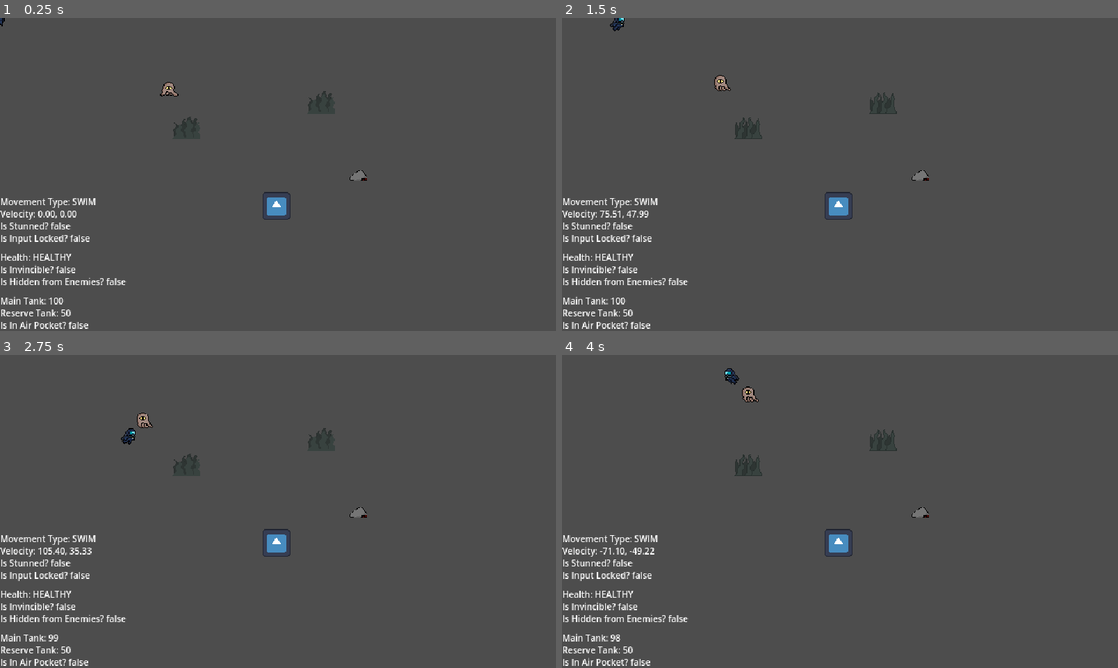
Above: before the commit, frames 1-4 (two rows, left to right).
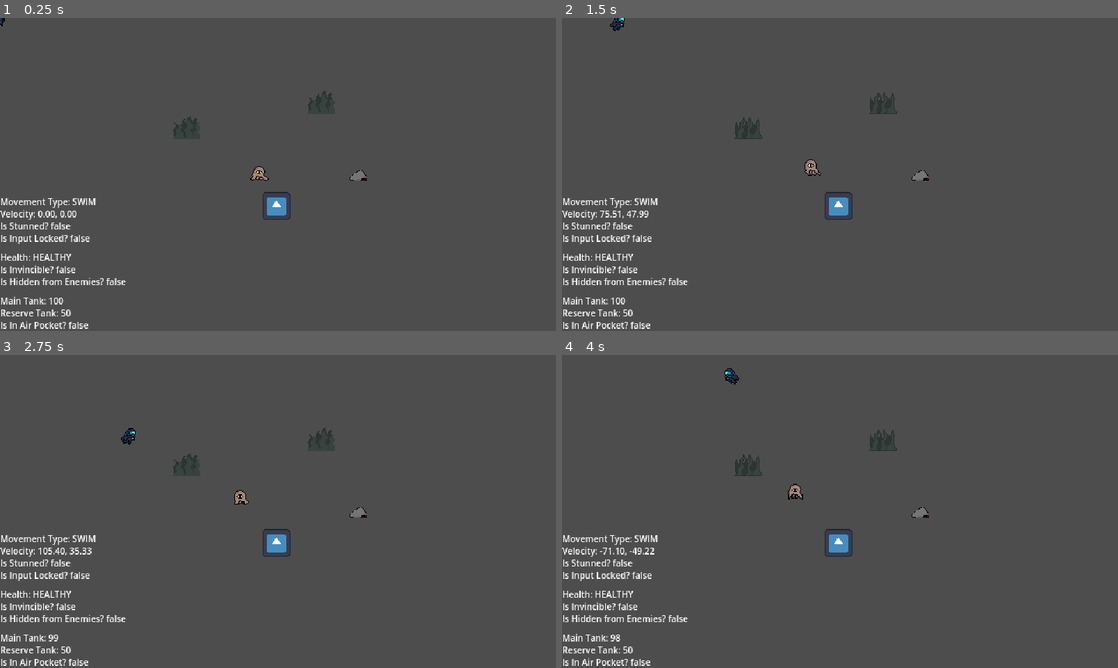
Above: after the commit, the same moments.

Repository: Absolute-Cinema-GameDev/callisto-game
Game: Godot game, scene res://scenes/main.tscn
Same seed, same stepped clock (60 frames per second), same inputs: the game is played once before the commit and once after it. The engine's default icon, where the game draws it, is replaced by a stand-in: a white triangle on a blue panel in a dark square.
Inputs:
- Up to frame 1 (0.25 s): no input
- Up to frame 2 (1.5 s): hold D (move_right) 0.53-1.28 s; hold Space (interact) 0.53-1.28 s; hold S (move_down) from 1.28 s (still down); tap Space (interact) at 1.35 s
- Up to frame 3 (2.75 s): release S (move_down) at 2.03 s; hold D (move_right) from 2.03 s (still down); hold Space (interact) from 2.03 s (still down)
- Up to frame 4 (4 s): release D (move_right) at 2.78 s; release Space (interact) at 2.78 s; hold W (move_up) 2.78-3.53 s; tap Space (interact) at 2.85 s; hold A (move_left) from 3.53 s (still down); hold Space (interact) from 3.53 s (still down)

The runs differ from the first frame. In frame 1, 0.2% of the frame differs, in the area x 28-49%, y 20-52%; in frame 2, 0.2%, in the area x 27-47%, y 18-51%; in frame 3, 0.2%; in frame 4, 0.2%.
Error before the commit: Invalid call. Nonexistent function 'interact' in base 'CharacterBody2D (patrol.gd)'. (res://scenes/entities/player/player.gd:297)

Commit message:
Fix flipping attack box bug

Diff:
--- a/scenes/entities/patrol/patrol.gd
+++ b/scenes/entities/patrol/patrol.gd
@@ -13,6 +13,7 @@
 @onready var vision_area: Area2D = $VisionArea
 @onready var sprite: Sprite2D = $Sprite2D
 @onready var attack_box: Area2D = $Sprite2D/AttackBox
+@onready var attack_box_collision: CollisionShape2D = $Sprite2D/AttackBox/CollisionShape2D
 
 
 var direction: Vector2 = Vector2.RIGHT
@@ -24,7 +25,7 @@
 var is_attacking: bool = false
 var attack_cooldown: float = 1.0
 var attack_timer: float = 0.0
-var attack_box_base_offset: float
+var attack_box_collision_base_offset: float = 13.0
 
 var is_stunned: bool = false
 var stun_timer: float = 0.0
@@ -33,7 +34,7 @@
 var player = null
 
 func _ready() -> void:
-	attack_box_base_offset = attack_box.position.x
+	attack_box_collision_base_offset = abs(attack_box_collision.position.x)
 	_enter_move_state()
 	vision_area.body_entered.connect(_on_vision_area_body_entered)
 	vision_area.body_exited.connect(_on_vision_area_body_exited)
@@ -77,9 +78,6 @@
 	elif state == "chase":
 		if player and player.is_inside_tree():
 			if player.is_hidden_from_enemies:
-				# if player.is_hidden_from_enemies_changed.is_connected(_on_player_hidden_changed):
-				# 	player.is_hidden_from_enemies_changed.disconnect(_on_player_hidden_changed)
-				# player = null
 				_enter_move_state()
 				return
 
@@ -118,7 +116,7 @@
 			facing_left = (player.global_position.x - global_position.x) < 0
 
 	sprite.flip_h = facing_left
-	attack_box.position.x = attack_box_base_offset * (-1 if facing_left else 1)
+	attack_box_collision.position.x = attack_box_collision_base_offset * (-1 if facing_left else 1)
 
 func stun():
 	if is_stunned:
--- a/scenes/entities/patrol/patrol.tscn
+++ b/scenes/entities/patrol/patrol.tscn
@@ -56,22 +56,6 @@
 "values": [0, 1, 2, 3, 4, 5, 6, 7]
 }
 
-[sub_resource type="Animation" id="Animation_j1xoo"]
-resource_name = "swim"
-length = 0.75
-tracks/0/type = "value"
-tracks/0/imported = false
-tracks/0/enabled = true
-tracks/0/path = NodePath("Sprite2D:frame")
-tracks/0/interp = 1
-tracks/0/loop_wrap = true
-tracks/0/keys = {
-"times": PackedFloat32Array(0, 0.1, 0.2, 0.3, 0.4, 0.5, 0.6, 0.7),
-"transitions": PackedFloat32Array(1, 1, 1, 1, 1, 1, 1, 1),
-"update": 1,
-"values": [20, 21, 22, 23, 24, 25, 26, 27]
-}
-
 [sub_resource type="Animation" id="Animation_sannr"]
 resource_name = "stun"
 length = 0.75
@@ -87,6 +71,22 @@
 "transitions": PackedFloat32Array(1, 1, 1, 1, 1, 1, 1, 1),
 "update": 1,
 "values": [30, 31, 32, 33, 34, 35, 36, 37]
+}
+
+[sub_resource type="Animation" id="Animation_j1xoo"]
+resource_name = "swim"
+length = 0.75
+tracks/0/type = "value"
+tracks/0/imported = false
+tracks/0/enabled = true
+tracks/0/path = NodePath("Sprite2D:frame")
+tracks/0/interp = 1
+tracks/0/loop_wrap = true
+tracks/0/keys = {
+"times": PackedFloat32Array(0, 0.1, 0.2, 0.3, 0.4, 0.5, 0.6, 0.7),
+"transitions": PackedFloat32Array(1, 1, 1, 1, 1, 1, 1, 1),
+"update": 1,
+"values": [20, 21, 22, 23, 24, 25, 26, 27]
 }
 
 [sub_resource type="AnimationLibrary" id="AnimationLibrary_f6fpu"]
@@ -105,7 +105,7 @@
 [sub_resource type="CircleShape2D" id="CircleShape2D_t2rpl"]
 
 [node name="Patrol" type="CharacterBody2D"]
-position = Vector2(197, 81)
+position = Vector2(301, 178)
 scale = Vector2(1, 0.981203)
 collision_layer = 3
 script = ExtResource("1_gaa75")
@@ -130,7 +130,7 @@
 [node name="AttackBox" type="Area2D" parent="Sprite2D"]
 
 [node name="CollisionShape2D" type="CollisionShape2D" parent="Sprite2D/AttackBox"]
-position = Vector2(12, 5.09579)
+position = Vector2(12, 5.096)
 shape = SubResource("CapsuleShape2D_ahx6o")
 debug_color = Color(0.991107, 0, 0.269864, 0.42)
 
